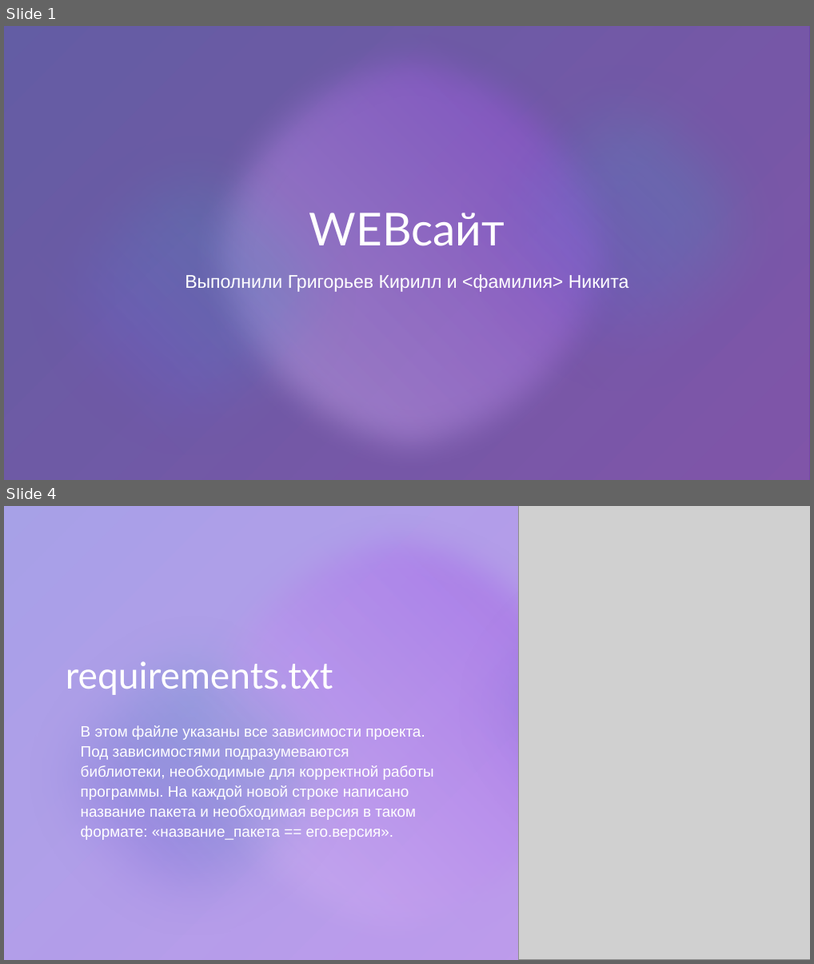
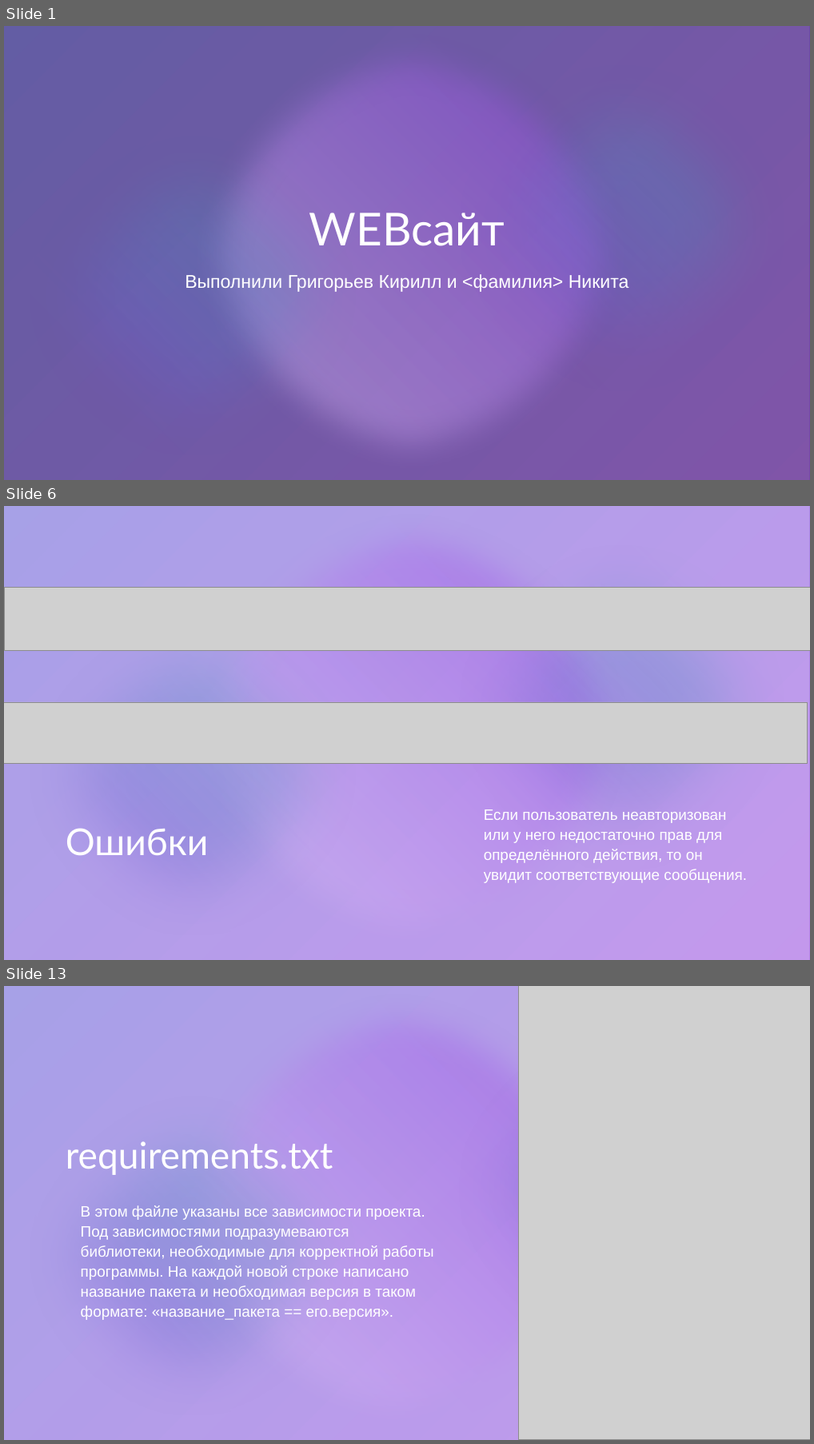
Before and after one commit to NeMolliriK/web-site, a slide deck: files/Презентация.pptx. Shown one above the other, each under a label of ours: slides 1 and 4 before the commit, slides 1, 6 and 13 after it; the slides between them are not shown. The pictures are 814x964 and 814x1444 pixels, drawn with LibreOffice and Linux fonts; fonts in the diff are those of the drawing; grey boxes stand for pictures; background and template pictures are left out; a plain dark background stands for a picture behind light text. Boxes give left, top, right and bottom in pixels: in the first picture for what was removed or moved away, otherwise in the second. Text is boxed around its words. In the diff, an @@ line names an element or a change of style, - is before the commit and + after.

```diff
--- a/files/Презентация.pptx
+++ b/files/Презентация.pptx
@@ slide 6 added at (4,506,810,960), background #FFFFFF; not listed: 1 template element that a slide beside it also shows @@
@@ rectangle added at (4,506,810,960), fill #FFFFFF @@
@@ rectangle added at (4,506,810,960), fill gradient #4F41D5 to #8A30E0 @@
@@ rectangle added at (4,506,810,960), fill #F2F3F0 at 20% opacity @@
@@ ellipse added at (186,506,639,960), fill gradient #E8D6F9 to #8A30E0 @@
@@ ellipse added at (430,518,810,900), fill gradient #8A30E0 to #2AC2AB @@
@@ ellipse added at (4,590,384,960), fill gradient #8A30E0 to #2AC2AB @@
@@ picture added at (4,587,810,651) @@
@@ picture added at (4,702,808,763) @@
@@ text added at (484,809,747,883), 18 pt, text #FFFFFF @@
+Если пользователь неавторизован или у него недостаточно прав для определённого действия, то он увидит соответствующие сообщения.
@@ title added at (66,828,209,855), 44 pt, text #FFFFFF @@
+Ошибки
@@ what was slide 4 is now slide 13 @@
```
Also in this commit, not shown: 1 slide changed, 10 other slides added, 2 slides removed, 1 other file.
